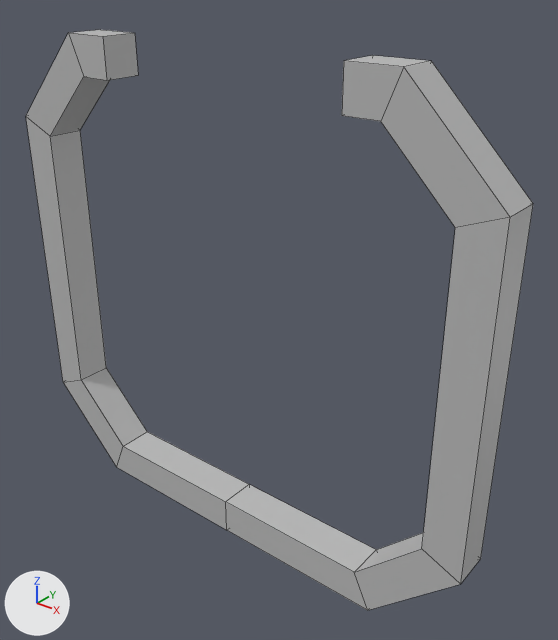
Before and after pictures for a commit that changed the FBX model Assets/Custom/Graphics/Models/fbx import/half pipe.fbx.
Camera for both pictures: a 50 mm lens placed at (0.1188, -0.1299, 0.0844), pointed at (0.0092, 0.007, -0.0006). The lights are fixed; the arrows at lower left show +X, +Y and +Z. Mesh edges are drawn as thin lines. Where no turn or scale is listed for an object, it has been applied to the vertices. Vertices at the same position are counted once.

Before the edit, the objects in view are built like this:
```python
me_mesh = bpy.data.meshes.new('Mesh')
me_mesh.from_pydata(...)  # 44 vertices, 42 faces; spans x -0.07..0.07, y -0.005..0.005, z -0.065..0.065
me_mesh.materials.append(mat_lambert2)  # grey #bcbcbc
ob_half_pipe = bpy.data.objects.new('half_pipe', me_mesh)
ob_half_pipe.location = (0.0, 0.0, 0.0)
```
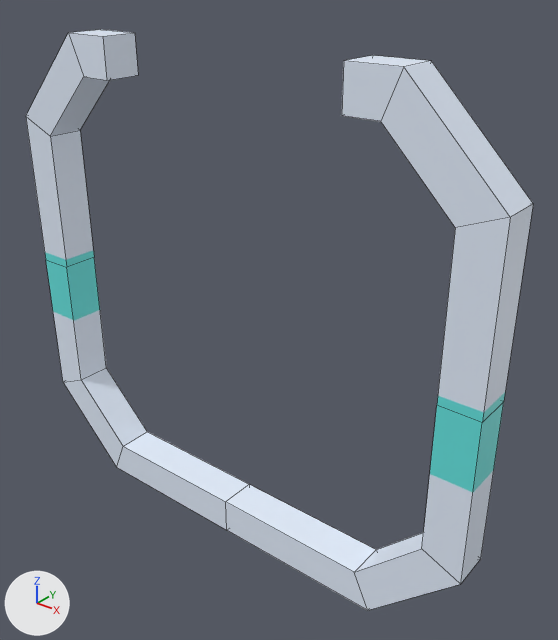
The change, as a diff of the scene's bpy script:
```diff
--- a/Assets/Custom/Graphics/Models/fbx import/half pipe.fbx.py
+++ b/Assets/Custom/Graphics/Models/fbx import/half pipe.fbx.py
@@ img_building_diff_png @@
+img_building_diff_png = load_image('building_diff.png', '../../Textures/building_diff.png', 2048, 2048, 'sRGB')
@@ img_building_nor_png @@
+img_building_nor_png = load_image('building_nor.png', '../../Textures/building_nor.png', 2048, 2048, 'Non-Color')
@@ mat_lambert12 @@
+mat_lambert12 = bpy.data.materials.new('lambert12')
+# uses the picture img_building_diff_png
+# uses the picture img_building_nor_png
@@ me_mesh @@
 # used by ob_half_pipe; location = (0.0, 0.0, 0.0)
-me_mesh.from_pydata(...)  # 44 vertices, 42 faces; spans x -0.07..0.07, y -0.005..0.005, z -0.065..0.065
+me_mesh.from_pydata(...)  # 52 vertices, 50 faces; spans x -0.07..0.07, y -0.005..0.005, z -0.065..0.065
+# me_mesh part 1
+# 8 faces are deleted
+# 8 vertices are added at x -0.07..0.07, y -0.005..0.005, z -0.0001..0.0001
+# 16 new faces join them
+# me_mesh part 2: 34 faces spanning x -0.07..0.07, y -0.005..0.005, z -0.065..0.065 switch from mat_lambert2 (grey #bcbcbc) to mat_lambert12
```

Changed parts and their boxes (x1, y1, x2, y2) in the pictures (558 x 640 px):
part 1 of me_mesh, built on
    both: (26, 117, 533, 584)
part 2 of me_mesh, recoloured (grey to white)
    both: (26, 30, 533, 610)
